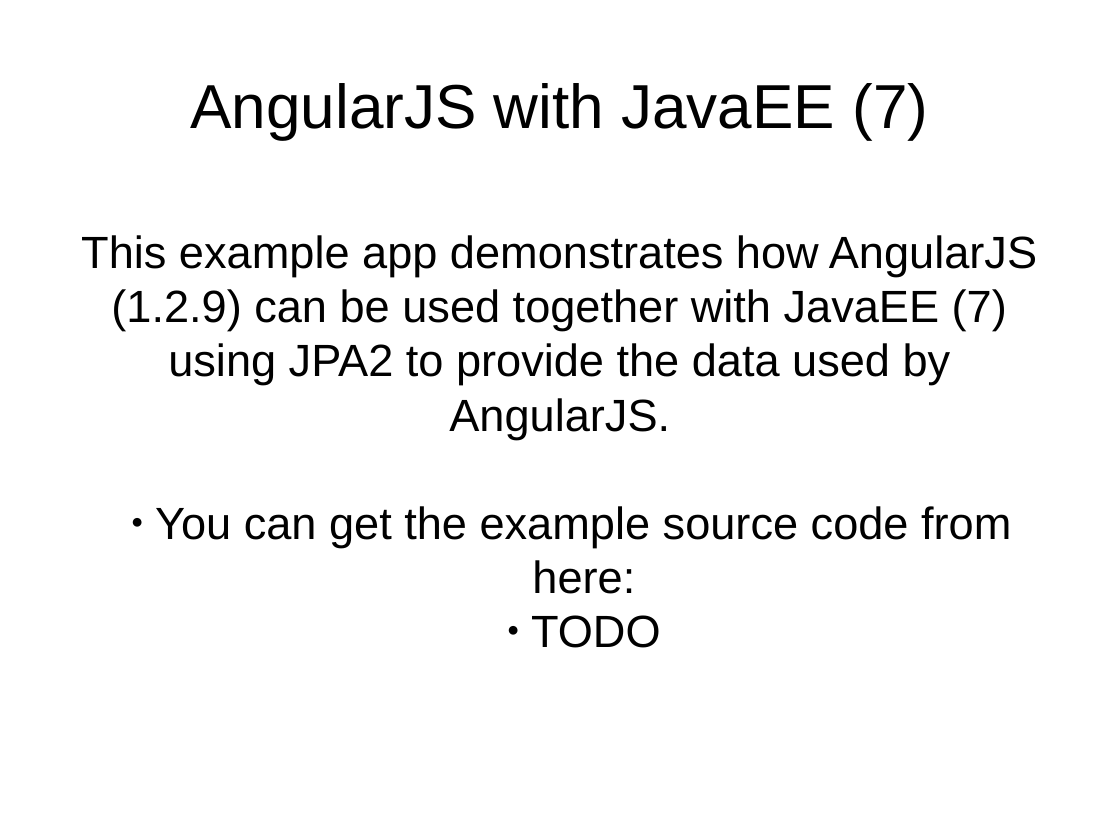
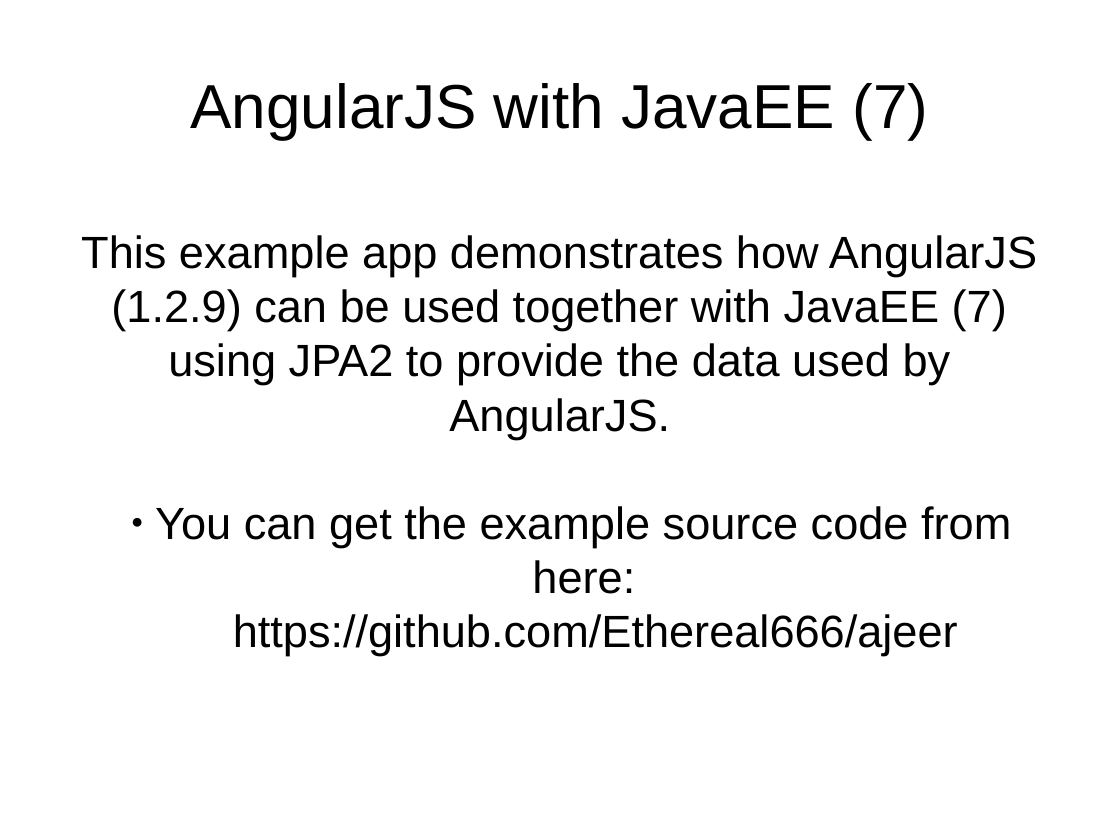
Before and after one commit to vmyrsky/ajeer, a slide deck: slide 1 of JavaEERest/doc/presentation.odp. Drawn at 1120x840 pixels with LibreOffice and Linux fonts; fonts in the diff are those of the drawing. Boxes give left, top, right and bottom in pixels: in the first picture for what was removed or moved away, otherwise in the second. Text is boxed around its words. In the diff, an @@ line names an element or a change of style, - is before the commit and + after.

Commit message:
TODO: pros/cons

```diff
--- a/JavaEERest/doc/presentation.odp
+++ b/JavaEERest/doc/presentation.odp
@@ subtitle at (233, 614, 958, 656): text changed @@
-    ● TODO
+    https://github.com/Ethereal666/ajeer
```
Also in this commit, not shown: 2 other slides changed, 1 slide added.
